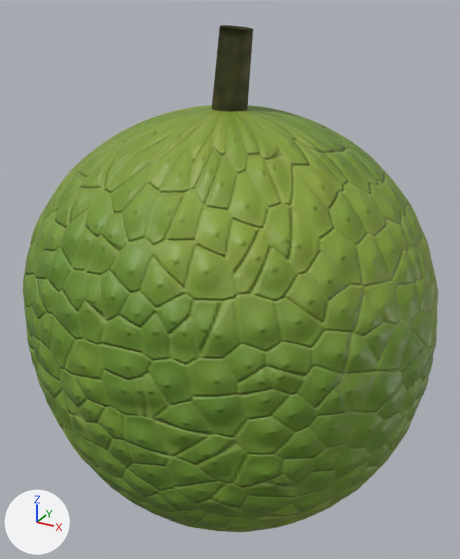
A saved change to the glTF model public/jeux-3d/koup-koup/models/mobile/fruit-a-pain.glb.
The view is the same before and after, from a camera (50 mm lens) standing at (0.137, -0.247, 0.142) and looking at (0.0, 0.001, 0.018). Every picture has the same lights, and +X, +Y and +Z are marked at lower left. The picture after the commit comes second. Where no turn or scale is listed for an object, it has been applied to the vertices.

In view in the first picture: 'entier_peau', 'moitie_A_extra0', 'moitie_A_peau', 'moitie_B_peau'.
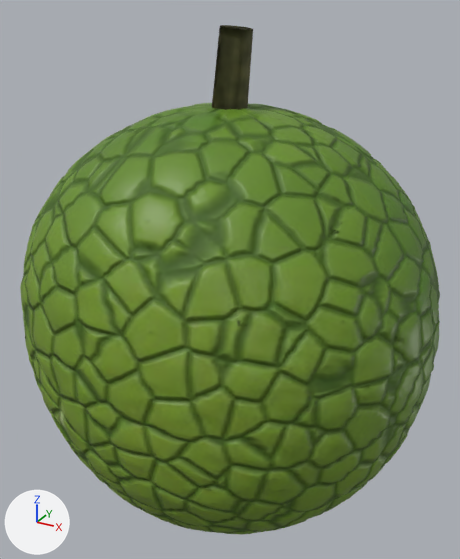
Commit message: Koup Koup 2 : peaux de la jacque et du fruit à pain refaites dans Blender

Boxes [x1, y1, x2, y2] around the edits, measured in the pictures (460 x 559 px):
'entier_peau', surface changed, moved, rescaled: before [23, 105, 438, 532]; after [21, 103, 440, 534]
'moitie_A_peau', surface changed, moved, rescaled: before [23, 107, 432, 532]; after [20, 105, 433, 535]
'moitie_B_peau', surface changed, moved, rescaled (mostly hidden): before [190, 105, 438, 390]; after [188, 104, 440, 398]

The change, as a diff of the scene's bpy script:
```diff
--- a/public/jeux-3d/koup-koup/models/mobile/fruit-a-pain.glb.py
+++ b/public/jeux-3d/koup-koup/models/mobile/fruit-a-pain.glb.py
@@ img_fruit_a_pain_peau_mr @@
+img_fruit_a_pain_peau_mr = load_image('fruit-a-pain_peau_mr', '_unpacked/fruit-a-pain_peau_mr', 512, 512, 'Non-Color')
@@ img_fruit_a_pain_peau_relief @@
+img_fruit_a_pain_peau_relief = load_image('fruit-a-pain_peau_relief', '_unpacked/fruit-a-pain_peau_relief', 512, 512, 'Non-Color')
@@ img_fruit_a_pain_peau_couleur @@
+img_fruit_a_pain_peau_couleur = load_image('fruit-a-pain_peau_couleur', '_unpacked/fruit-a-pain_peau_couleur', 512, 512, 'sRGB')
@@ mat_fruit_a_pain_peau @@
 n2 = _N.new('ShaderNodeTexImage'); n2.name = 'Image Texture'
-n2.image = img_image_0
+n2.image = img_fruit_a_pain_peau_couleur
 n3 = _N.new('ShaderNodeMath'); n3.name = 'Math'
@@ mat_fruit_a_pain_peau @@
 n5 = _N.new('ShaderNodeTexImage'); n5.name = 'Image Texture.001'
-n5.image = img_image_2
+n5.image = img_fruit_a_pain_peau_mr
 n6 = _N.new('ShaderNodeNormalMap'); n6.name = 'Normal Map'
@@ mat_fruit_a_pain_peau @@
 n7 = _N.new('ShaderNodeTexImage'); n7.name = 'Image Texture.002'
-n7.image = img_image_1
+n7.image = img_fruit_a_pain_peau_relief
 _L.new(n0.outputs[0], n1.inputs[0])  # 'BSDF' to 'Surface'
@@ ob_entier_peau @@
 ob_entier_peau.parent = ob_entier
-ob_entier_peau.location = (0.0, 0.000268, 0.0)
-ob_entier_peau.scale = (0.1, 0.1, 0.1)
+ob_entier_peau.location = (0.000104, 0.000298, 0.0000659)
+ob_entier_peau.scale = (0.101, 0.101, 0.101)
@@ ob_moitie_a_peau @@
 ob_moitie_a_peau.parent = ob_moitie_a
-ob_moitie_a_peau.location = (0.0, -0.0461, 0.0)
-ob_moitie_a_peau.scale = (0.1, 0.1, 0.1)
+ob_moitie_a_peau.location = (0.000104, -0.0466, 0.0000657)
+ob_moitie_a_peau.scale = (0.101, 0.101, 0.101)
@@ ob_moitie_b_peau @@
 ob_moitie_b_peau.parent = ob_moitie_b
-ob_moitie_b_peau.location = (-0.0000467, 0.0464, 0.0)
-ob_moitie_b_peau.scale = (0.1, 0.1, 0.1)
+ob_moitie_b_peau.location = (0.000041, 0.0469, 0.0000665)
+ob_moitie_b_peau.scale = (0.101, 0.101, 0.101)
```
